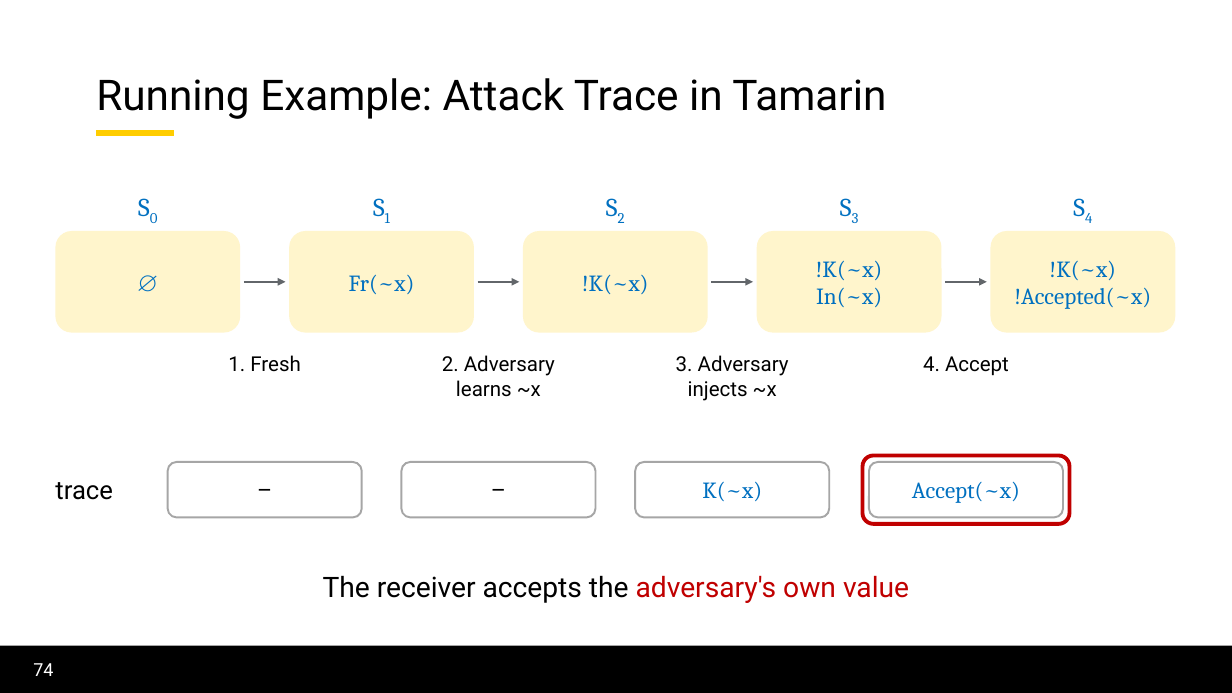
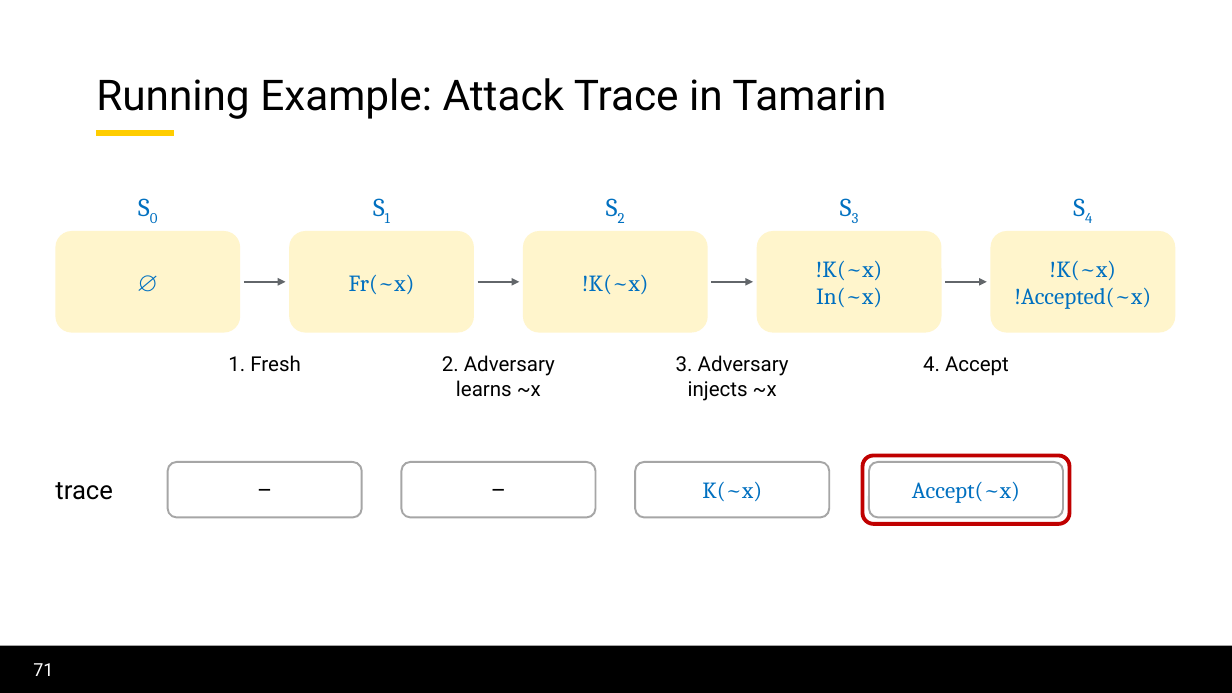
Before and after one commit to lorchrob/thesis_proposal_slides, a slide deck: slide 71 of slides.pptx (slide 74 before the commit). Drawn at 1232x693 pixels with LibreOffice and Linux fonts; fonts in the diff are those of the drawing; background and template pictures are left out. Boxes give left, top, right and bottom in pixels: in the first picture for what was removed or moved away, otherwise in the second. Text is boxed around its words. In the diff, an @@ line names an element or a change of style, - is before the commit and + after.

```diff
--- a/slides.pptx
+++ b/slides.pptx
@@ text removed at <box>323,575,909,603</box> @@
-The receiver accepts the adversary's own value
@@ page number at <box>33,663,53,676</box>: text changed @@
-74
+71
```
Also in this commit, not shown: 16 other slides changed.
